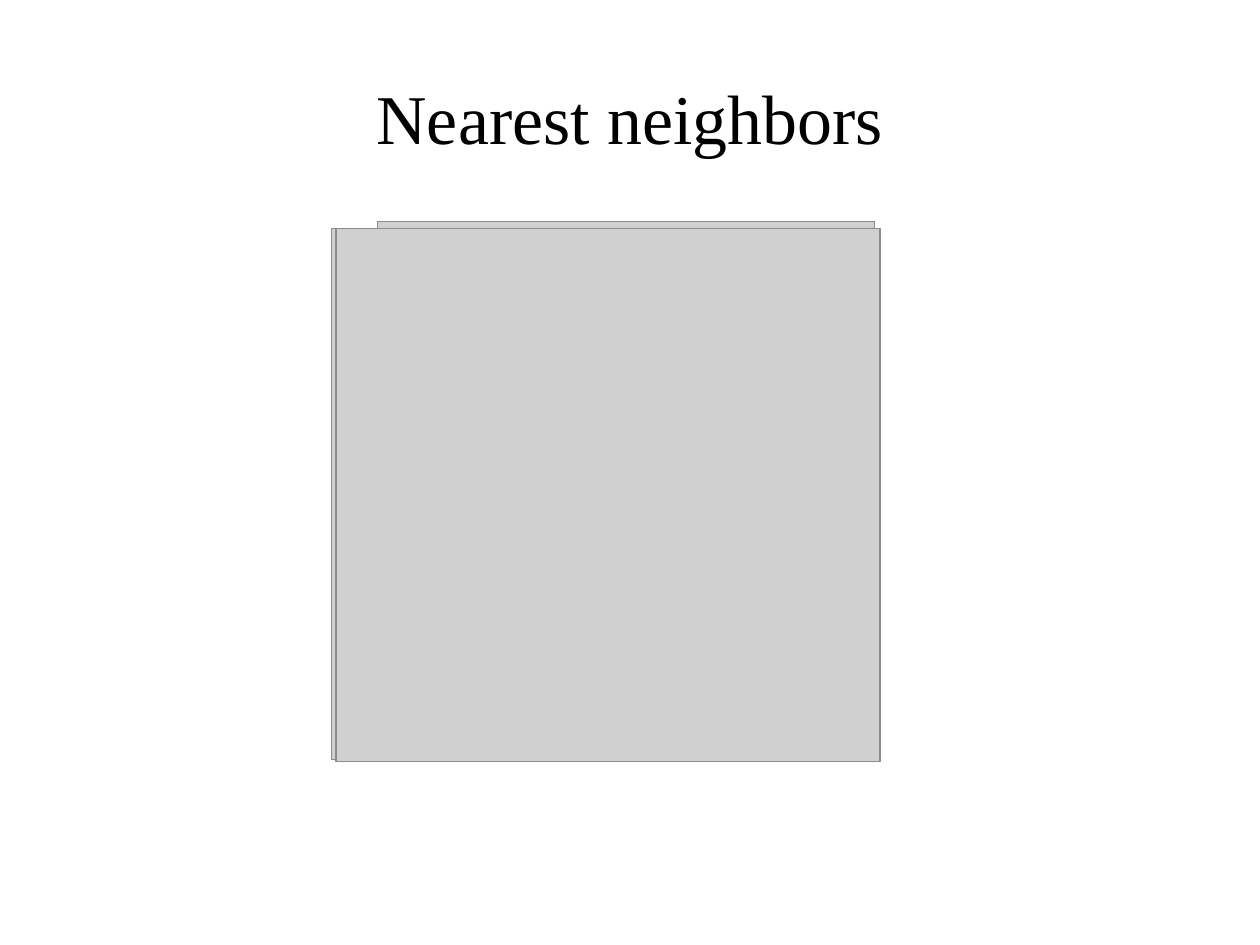
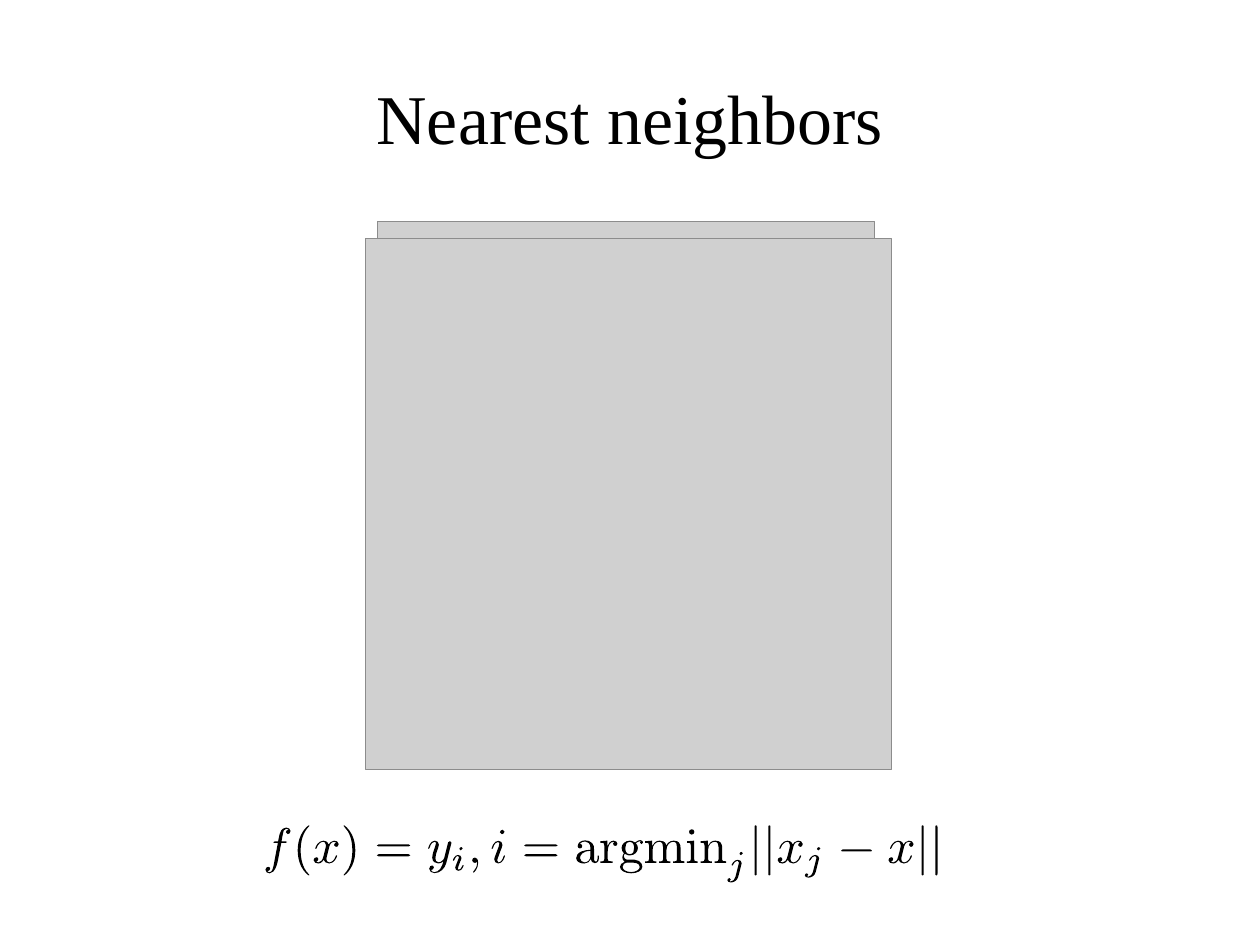
Before and after one commit to amueller/applied_ml_spring_2017, a slide deck: slide 3 of slides/aml-04-013017.odp. Drawn at 1260x945 pixels with LibreOffice and Linux fonts; fonts in the diff are those of the drawing; grey boxes stand for pictures. Boxes give left, top, right and bottom in pixels: in the first picture for what was removed or moved away, otherwise in the second. Text is boxed around its words. In the diff, an @@ line names an element or a change of style, - is before the commit and + after.

```diff
--- a/slides/aml-04-013017.odp
+++ b/slides/aml-04-013017.odp
@@ picture resized from (x1=336, y1=229, x2=880, y2=763) to (x1=366, y1=238, x2=892, y2=769) @@
@@ picture resized from (x1=332, y1=229, x2=858, y2=760) to (x1=392, y1=238, x2=846, y2=757) @@
@@ group added at (x1=263, y1=826, x2=944, y2=883): 26 freeform shapes @@
```
Also in this commit, not shown: 4 other slides changed, 1 other file.
